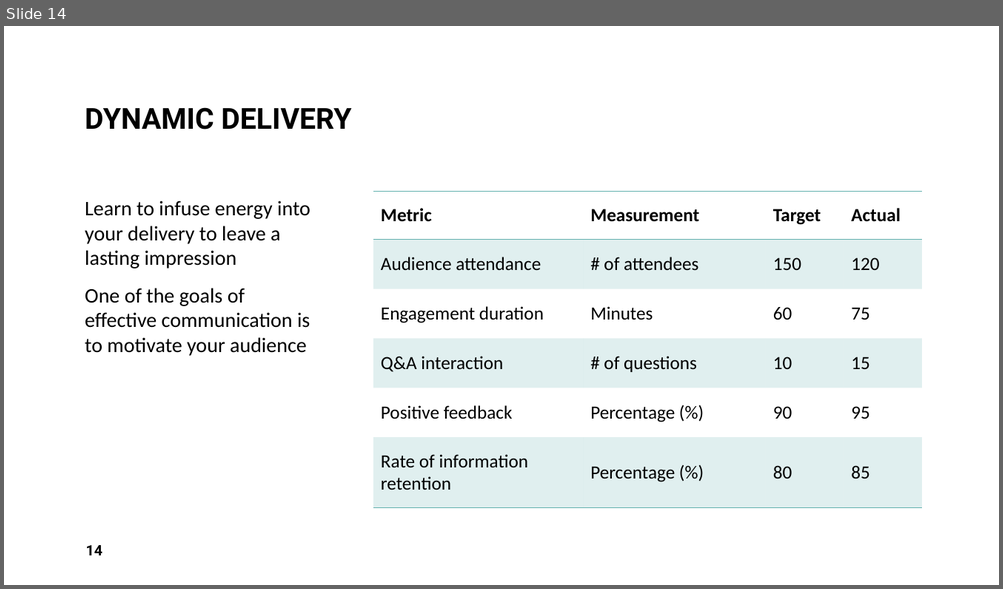
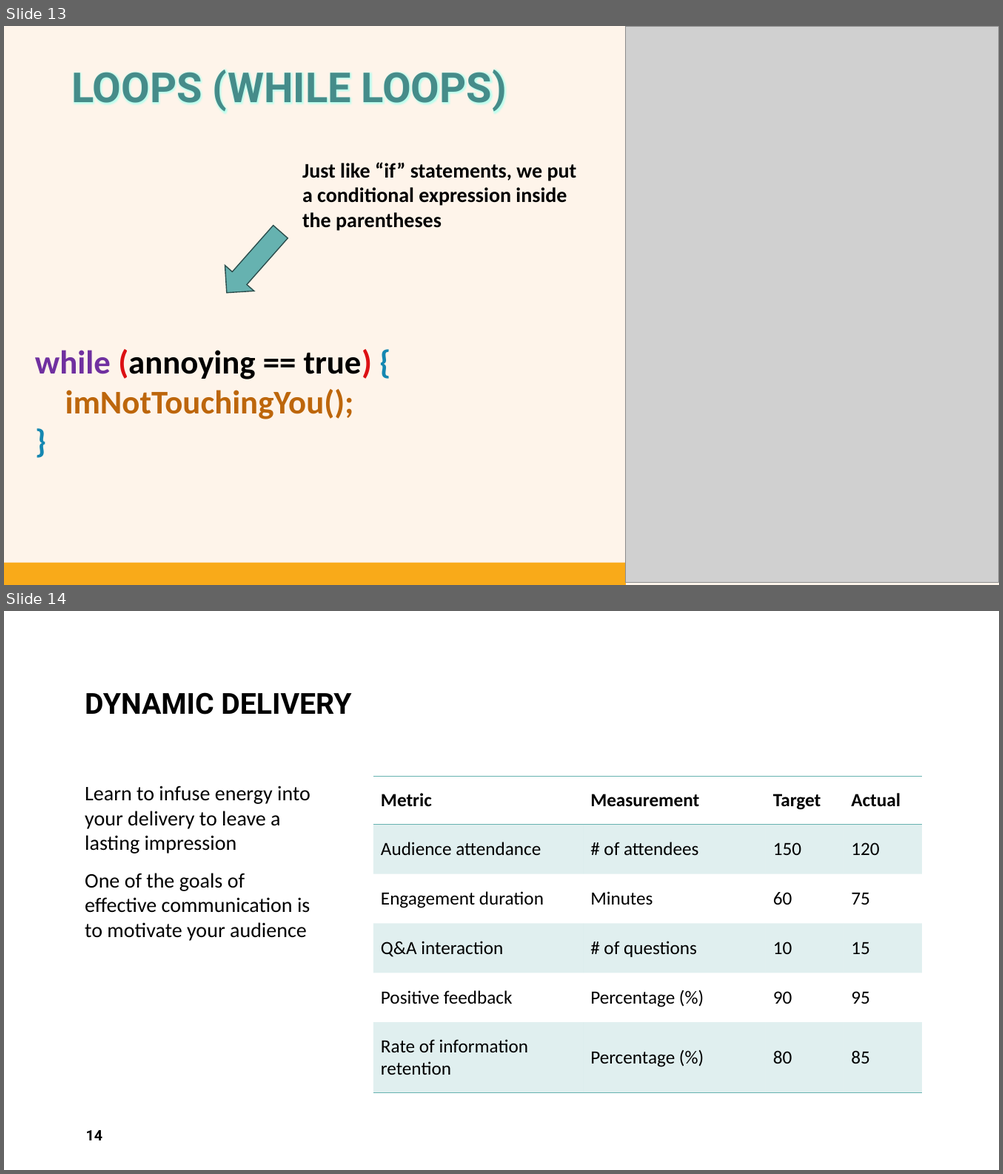
Before and after one commit to AlmightyHairball/RobotJavaClass2024, a slide deck: Presentation/Part-1.pptx. Shown one above the other, each under a label of ours: slide 14 before the commit, slides 13 and 14 after it. The pictures are 1003x589 and 1003x1174 pixels, drawn with LibreOffice and Linux fonts; fonts in the diff are those of the drawing; grey boxes stand for pictures. Boxes give left, top, right and bottom in pixels: in the first picture for what was removed or moved away, otherwise in the second. Text is boxed around its words. In the diff, an @@ line names an element or a change of style, - is before the commit and + after.

Commit message:
Finished the Conditional Statements and Loops section in the presentation.

```diff
--- a/Presentation/Part-1.pptx
+++ b/Presentation/Part-1.pptx
@@ slide 13 added at [4, 26, 999, 585], background #FEF4EA @@
@@ picture added at [626, 26, 999, 582] @@
@@ title added at [71, 70, 506, 113], 40 pt, text #468C8A, bold @@
+LOOPS (WHILE LOOPS)
@@ text added at [302, 162, 577, 231], 20 pt, text #000000, bold @@
+Just like “if” statements, we put a conditional expression inside the parentheses
@@ right arrow added at [212, 219, 295, 306], fill #66B2B0, outline #2D4E4D 1 pt @@
@@ text added at [35, 349, 372, 420], 32 pt, text #BD660B, bold @@
+while (annoying == true) {
+imNotTouchingYou();
+}
@@ rectangle added at [4, 563, 626, 585], fill #F9AA19 @@
```
Also in this commit, not shown: 1 slide changed, 1 slide removed, 1 other file.
